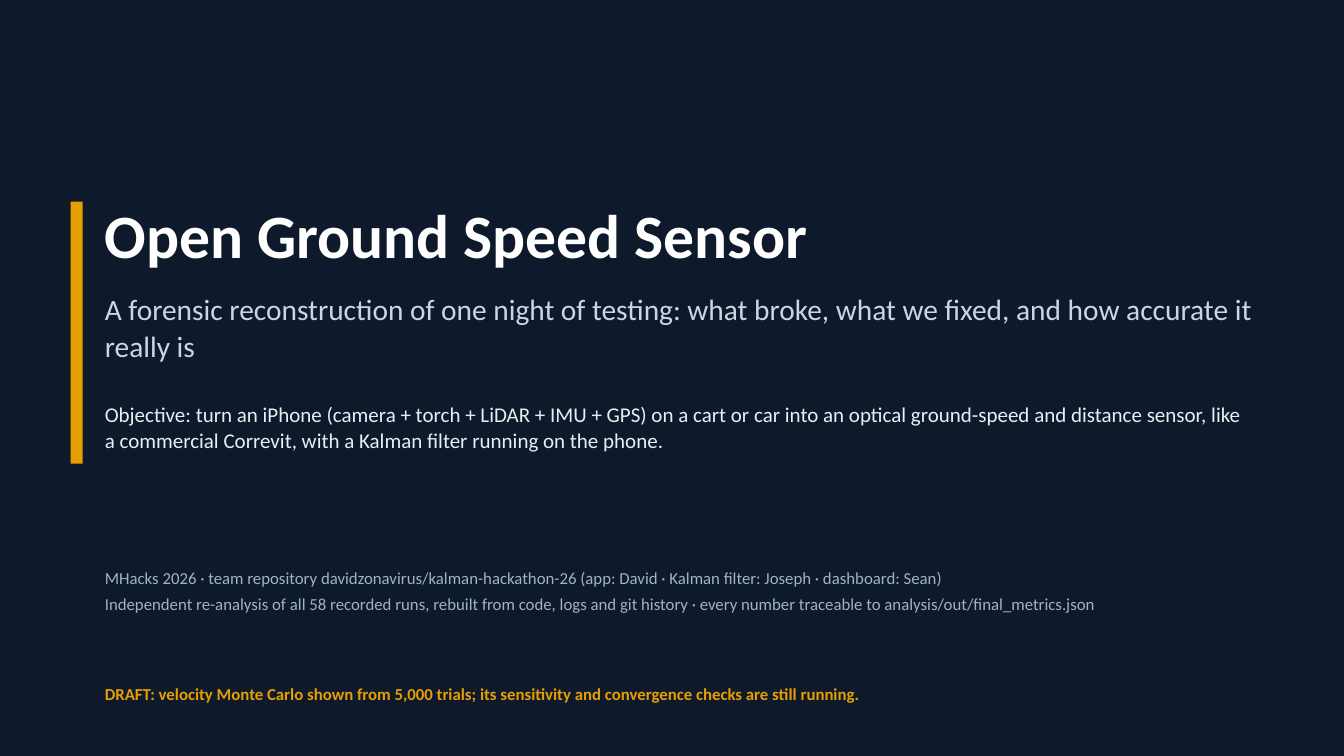
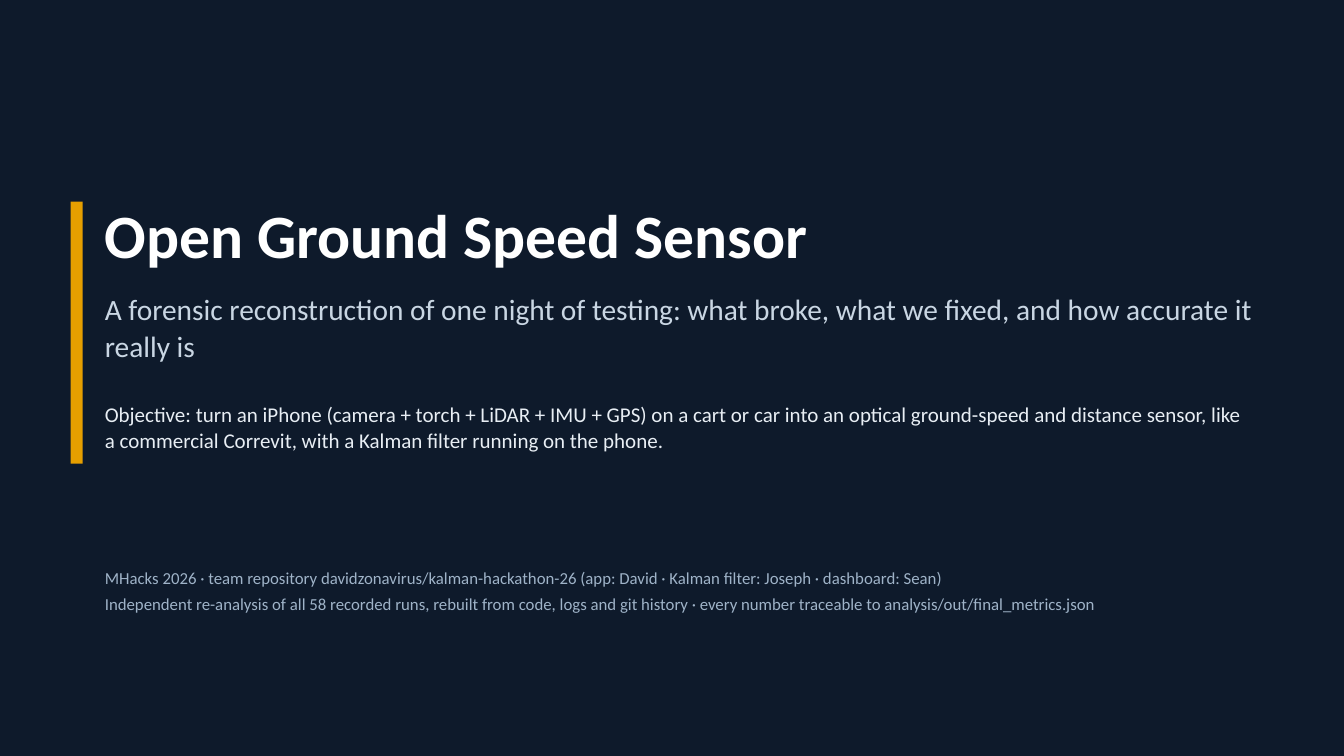
Before and after one commit to davidzonavirus/kalman-hackathon-26, a slide deck: slide 1 of analysis/out/GroundSpeed_Forensics.pptx. Drawn at 1344x756 pixels with LibreOffice and Linux fonts; fonts in the diff are those of the drawing. Boxes give left, top, right and bottom in pixels: in the first picture for what was removed or moved away, otherwise in the second. Text is boxed around its words. In the diff, an @@ line names an element or a change of style, - is before the commit and + after.

```diff
--- a/analysis/out/GroundSpeed_Forensics.pptx
+++ b/analysis/out/GroundSpeed_Forensics.pptx
@@ text removed at bbox=[105, 688, 860, 703] @@
-DRAFT: velocity Monte Carlo shown from 5,000 trials; its sensitivity and convergence checks are still running.
```
Also in this commit, not shown: 3 other slides changed, 12 other files.
